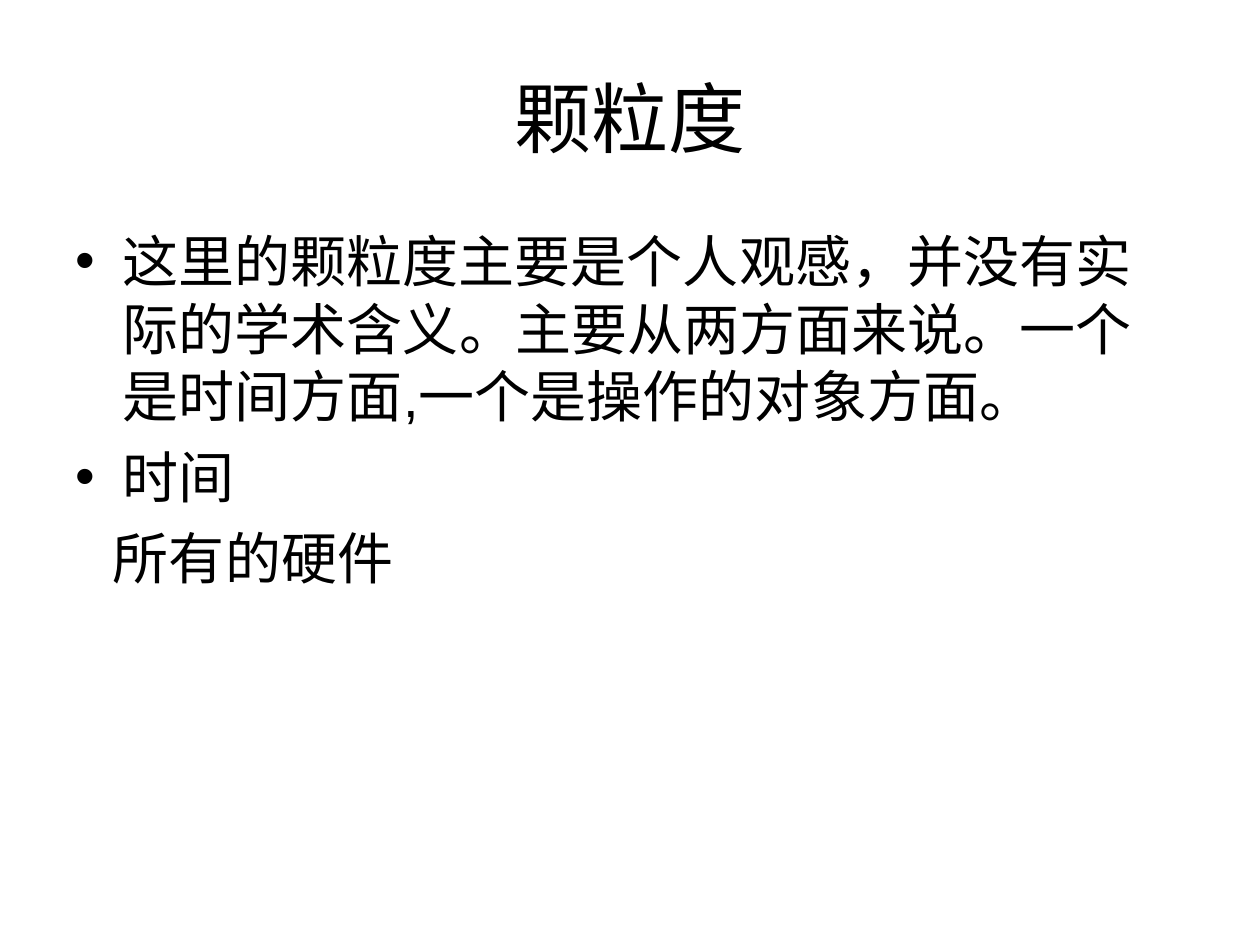
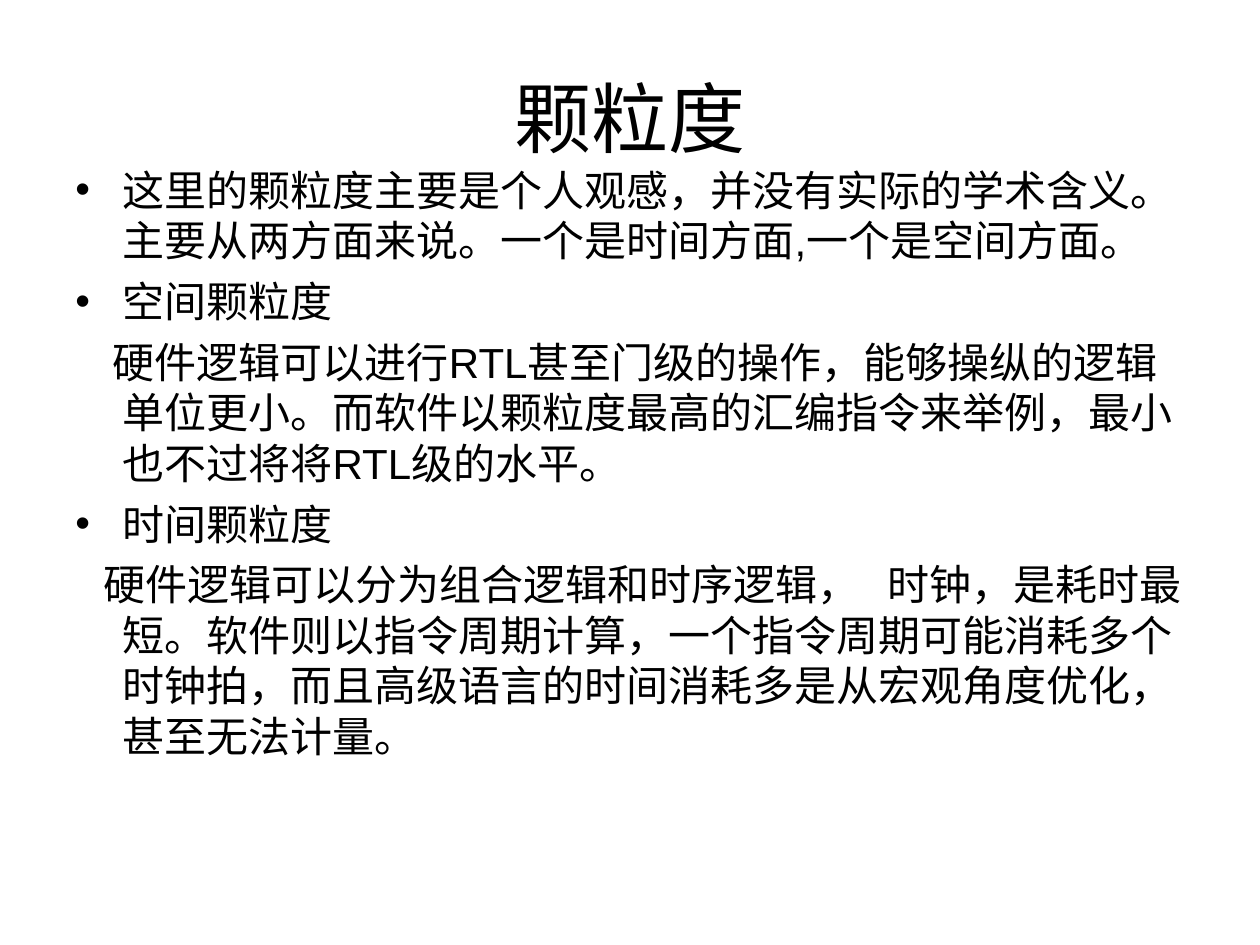
Before and after one commit to KuzuryuYaichi/Speach, a slide deck: slide 7 of 讲课/jk.ppt (slide 9 before the commit). Drawn at 1260x945 pixels with LibreOffice and Linux fonts; fonts in the diff are those of the drawing. Boxes give left, top, right and bottom in pixels: in the first picture for what was removed or moved away, otherwise in the second. Text is boxed around its words. In the diff, an @@ line names an element or a change of style, - is before the commit and + after.

```diff
--- a/讲课/jk.ppt
+++ b/讲课/jk.ppt
@@ text at [104,170,1182,756]: text changed; size 32 to 24 pt @@
-• 这里的颗粒度主要是个人观感，并没有实际的学术含义。主要从两方面来说。一个是时间方面,一个是操作的对象方面。
-• 时间
-所有的硬件
+• 这里的颗粒度主要是个人观感，并没有实际的学术含义。主要从两方面来说。一个是时间方面,一个是空间方面。
+• 空间颗粒度
+硬件逻辑可以进行RTL甚至门级的操作，能够操纵的逻辑单位更小。而软件以颗粒度最高的汇编指令来举例，最小也不过将将RTL级的水平。
+• 时间颗粒度
+硬件逻辑可以分为组合逻辑和时序逻辑， 时钟，是耗时最短。软件则以指令周期计算，一个指令周期可能消耗多个时钟拍，而且高级语言的时间消耗多是从宏观角度优化，甚至无法计量。
```
Also in this commit, not shown: 3 other slides changed, 2 slides added, 2 slides removed.
